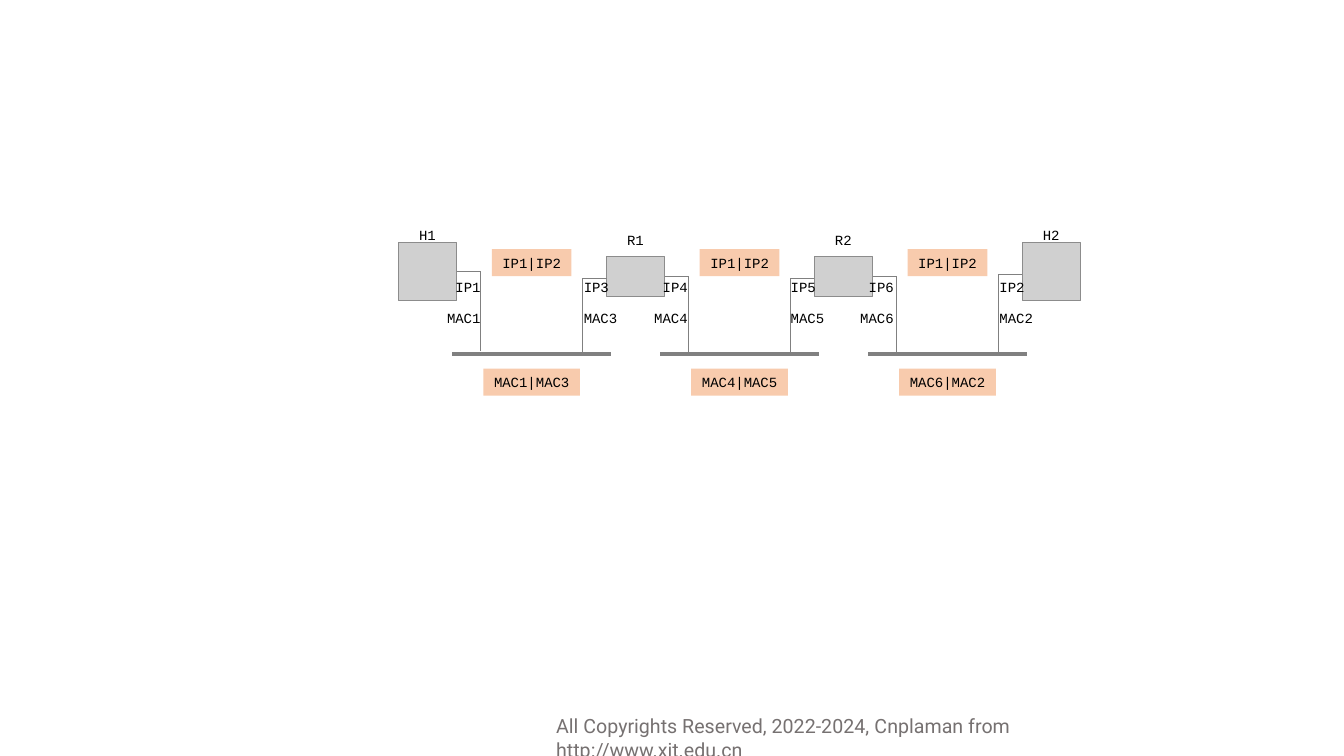
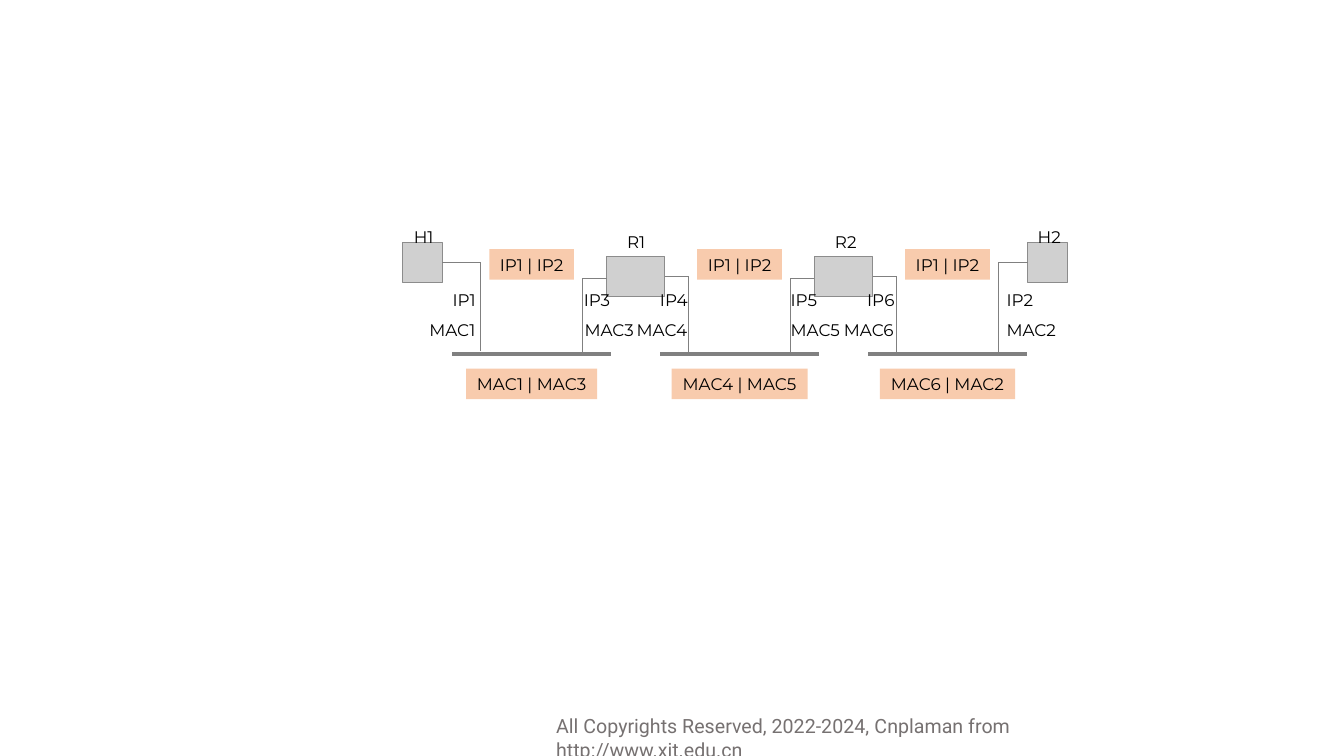
Before and after one commit to glplaman/glplaman.github.io, a slide deck: slide 5 of network/ppt/network layer 3.pptx. Drawn at 1344x756 pixels with LibreOffice and Linux fonts; fonts in the diff are those of the drawing; grey boxes stand for pictures; background and template pictures are left out. Boxes give left, top, right and bottom in pixels: in the first picture for what was removed or moved away, otherwise in the second. Text is boxed around its words. In the diff, an @@ line names an element or a change of style, - is before the commit and + after.

```diff
--- a/network/ppt/network layer 3.pptx
+++ b/network/ppt/network layer 3.pptx
@@ picture: place and size @@
-picture at [398,243,457,301]
+picture at [402,243,442,282]
@@ elbow line moved from (457, 271) - (481, 351) to (443, 262) - (481, 351) @@
@@ text in rectangle at [500,259,564,271]: text changed; size 10 to 12 pt; font Courier New to Montserrat @@
-IP1|IP2
+IP1 | IP2
@@ text in rectangle at [708,259,772,271]: text changed; size 10 to 12 pt; font Courier New to Montserrat @@
-IP1|IP2
+IP1 | IP2
@@ text in rectangle at [916,259,980,271]: text changed; size 10 to 12 pt; font Courier New to Montserrat @@
-IP1|IP2
+IP1 | IP2
@@ elbow line moved from (1022, 275) - (999, 354) to (1027, 262) - (999, 354) @@
@@ picture: place and size @@
-picture at [1022,243,1081,301]
+picture at [1027,243,1067,282]
@@ text "IP1": place and size @@
-text "IP1" at [455,282,480,297]
+text "IP1" at [453,294,476,306]
@@ text "IP3": place and size @@
-text "IP3" at [584,282,609,297]
+text "IP3" at [584,290,610,306]
@@ text "IP4": place and size @@
-text "IP4" at [663,282,688,297]
+text "IP4" at [660,290,688,306]
@@ text "IP5": place and size @@
-text "IP5" at [791,282,816,297]
+text "IP5" at [791,290,817,306]
@@ text "IP6": place and size @@
-text "IP6" at [869,282,894,297]
+text "IP6" at [867,290,894,306]
@@ text "IP2": place and size @@
-text "IP2" at [999,282,1024,297]
+text "IP2" at [1007,294,1034,306]
@@ text "MAC1": place and size @@
-text "MAC1" at [447,313,480,323]
+text "MAC1" at [429,324,475,336]
@@ text "MAC3": place and size @@
-text "MAC3" at [584,313,617,323]
+text "MAC3" at [585,324,634,336]
@@ text "MAC4": place and size @@
-text "MAC4" at [654,313,687,323]
+text "MAC4" at [637,324,688,336]
@@ text "MAC5": place and size @@
-text "MAC5" at [791,313,824,323]
+text "MAC5" at [791,324,840,336]
@@ text "MAC6": place and size @@
-text "MAC6" at [860,313,893,323]
+text "MAC6" at [844,324,894,336]
@@ size 10 to 12 pt, font Courier New to Montserrat in 16 elements at [627,236,645,248], [414,231,434,248], [453,294,476,306], [835,236,857,248], [584,290,610,306], [791,290,817,306], [867,290,894,306], [660,290,688,306], [1007,294,1034,306], [1038,231,1061,243], [429,324,475,336], [791,324,840,336], [585,324,634,336], [844,324,894,336], [637,324,688,336], [1007,324,1056,336] @@
@@ text "MAC2": place and size @@
-text "MAC2" at [999,313,1032,323]
+text "MAC2" at [1007,324,1056,336]
@@ rectangle "MAC1 | MAC3": place and size @@
-rectangle "MAC1 | MAC3" at [483,369,580,396]
+rectangle "MAC1 | MAC3" at [466,369,597,399]
@@ text in rectangle at [477,378,586,390]: text changed; size 10 to 12 pt; font Courier New to Montserrat @@
-MAC1|MAC3
+MAC1 | MAC3
@@ rectangle "MAC4 | MAC5": place and size @@
-rectangle "MAC4 | MAC5" at [692,369,788,396]
+rectangle "MAC4 | MAC5" at [671,369,808,399]
@@ text in rectangle at [683,378,796,390]: text changed; size 10 to 12 pt; font Courier New to Montserrat @@
-MAC4|MAC5
+MAC4 | MAC5
@@ rectangle "MAC6 | MAC2": place and size @@
-rectangle "MAC6 | MAC2" at [899,369,996,396]
+rectangle "MAC6 | MAC2" at [880,369,1015,399]
@@ text in rectangle at [891,378,1003,390]: text changed; size 10 to 12 pt; font Courier New to Montserrat @@
-MAC6|MAC2
+MAC6 | MAC2
```
Also in this commit, not shown: 1 other slide changed, 13 other files.
